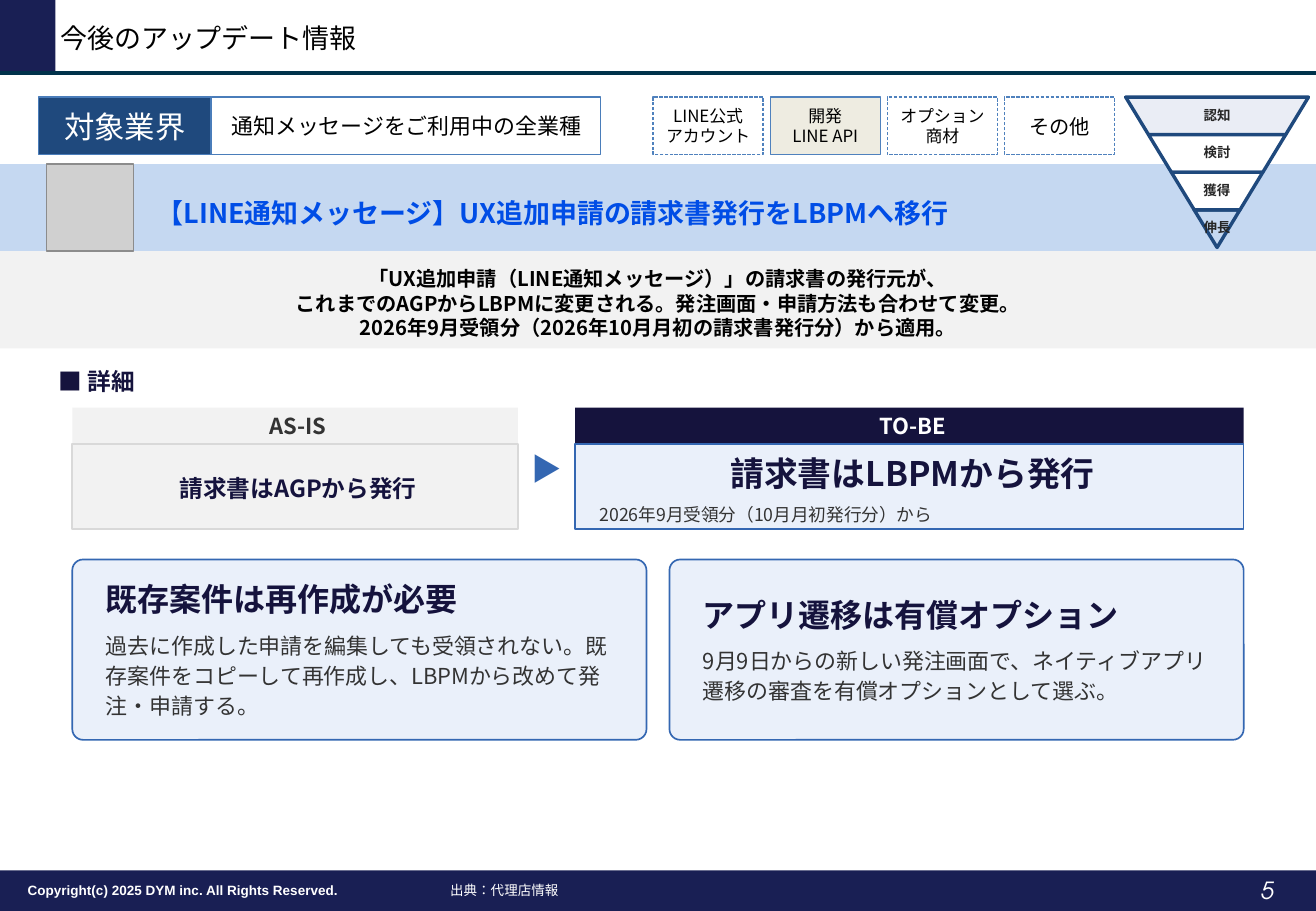
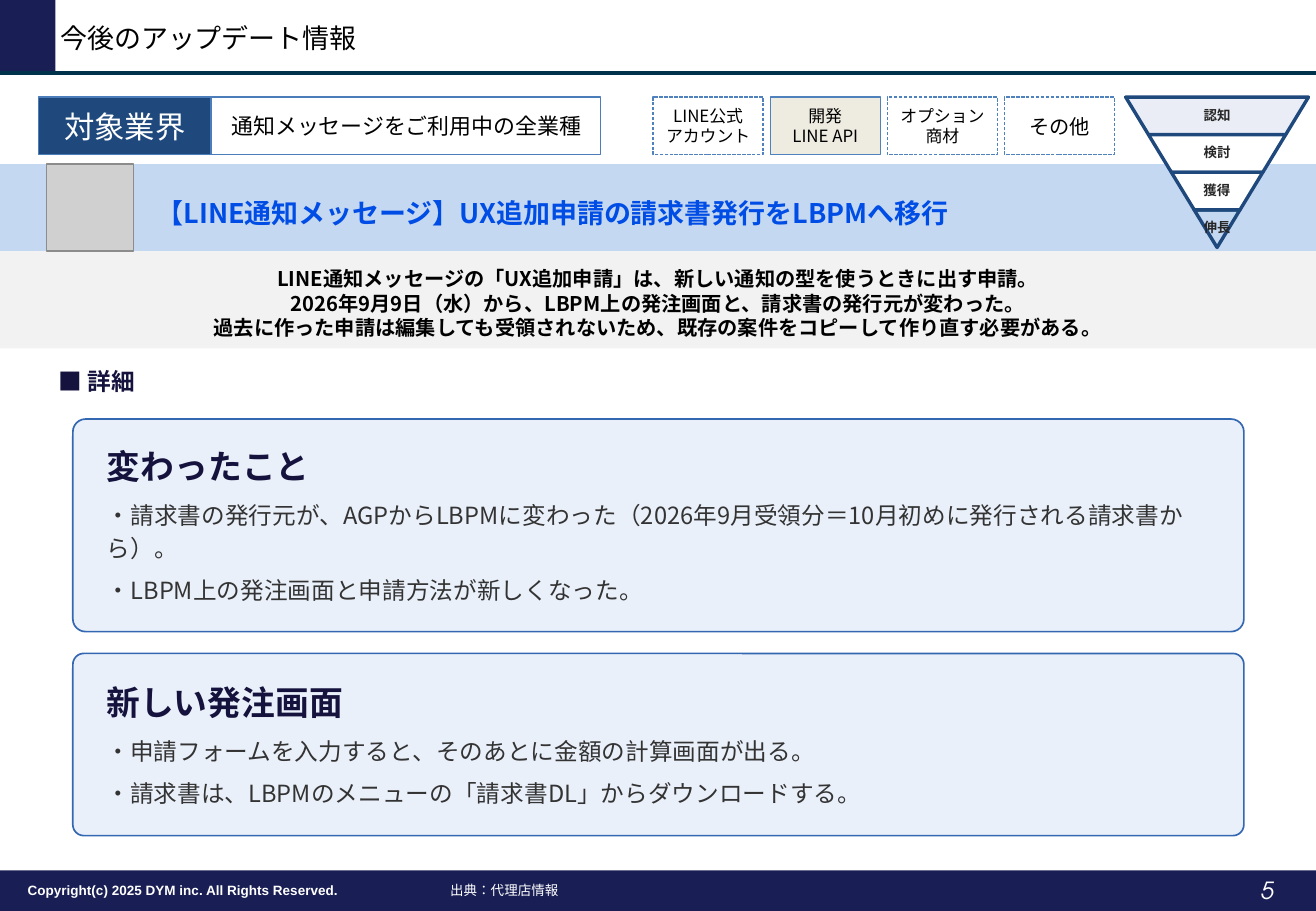
Before and after one commit to tonomura-r-dev/folder, a slide deck: slide 5 of LINEOA媒体最新情報_2026年10月トレンドレポート.pptx. Drawn at 1316x911 pixels with LibreOffice and Linux fonts; fonts in the diff are those of the drawing; grey boxes stand for pictures; background and template pictures are left out. Boxes give left, top, right and bottom in pixels: in the first picture for what was removed or moved away, otherwise in the second. Text is boxed around its words. In the diff, an @@ line names an element or a change of style, - is before the commit and + after.

```diff
--- a/LINEOA媒体最新情報_2026年10月トレンドレポート.pptx
+++ b/LINEOA媒体最新情報_2026年10月トレンドレポート.pptx
@@ text at (214,268,1102,337): text changed @@
-「UX追加申請（LINE通知メッセージ）」の請求書の発行元が、
-これまでのAGPからLBPMに変更される。発注画面・申請方法も合わせて変更。
-2026年9月受領分（2026年10月月初の請求書発行分）から適用。
+LINE通知メッセージの「UX追加申請」は、新しい通知の型を使うときに出す申請。
+2026年9月9日（水）から、LBPM上の発注画面と、請求書の発行元が変わった。
+過去に作った申請は編集しても受領されないため、既存の案件をコピーして作り直す必要がある。
@@ rounded rectangle "変わったこと": place and size @@
-rounded rectangle "変わったこと" at (73,560,648,741)
+rounded rectangle "変わったこと" at (73,419,1244,632)
@@ rectangle removed at (73,408,519,445) @@
-AS-IS
@@ text removed at (518,408,575,530) @@
-▶
@@ rectangle removed at (576,408,1244,445) @@
-TO-BE
@@ rectangle removed at (73,445,519,530) @@
-請求書はAGPから発行
@@ rectangle removed at (576,445,1244,530) @@
-請求書はLBPMから発行
-2026年9月受領分（10月月初発行分）から
@@ text in rounded rectangle at (107,450,1183,601): text changed; size 13 to 14 pt @@
-既存案件は再作成が必要
-過去に作成した申請を編集しても受領されない。既存案件をコピーして再作成し、LBPMから改めて発注・申請する。
+変わったこと
+・請求書の発行元が、AGPからLBPMに変わった（2026年9月受領分＝10月初めに発行される請求書から）。
+・LBPM上の発注画面と申請方法が新しくなった。
@@ rounded rectangle "新しい発注画面": place and size @@
-rounded rectangle "新しい発注画面" at (670,560,1244,741)
+rounded rectangle "新しい発注画面" at (73,654,1244,836)
@@ text in rounded rectangle at (106,686,861,804): text changed; size 13 to 14 pt @@
-アプリ遷移は有償オプション
-9月9日からの新しい発注画面で、ネイティブアプリ遷移の審査を有償オプションとして選ぶ。
+新しい発注画面
+・申請フォームを入力すると、そのあとに金額の計算画面が出る。
+・請求書は、LBPMのメニューの「請求書DL」からダウンロードする。
```
